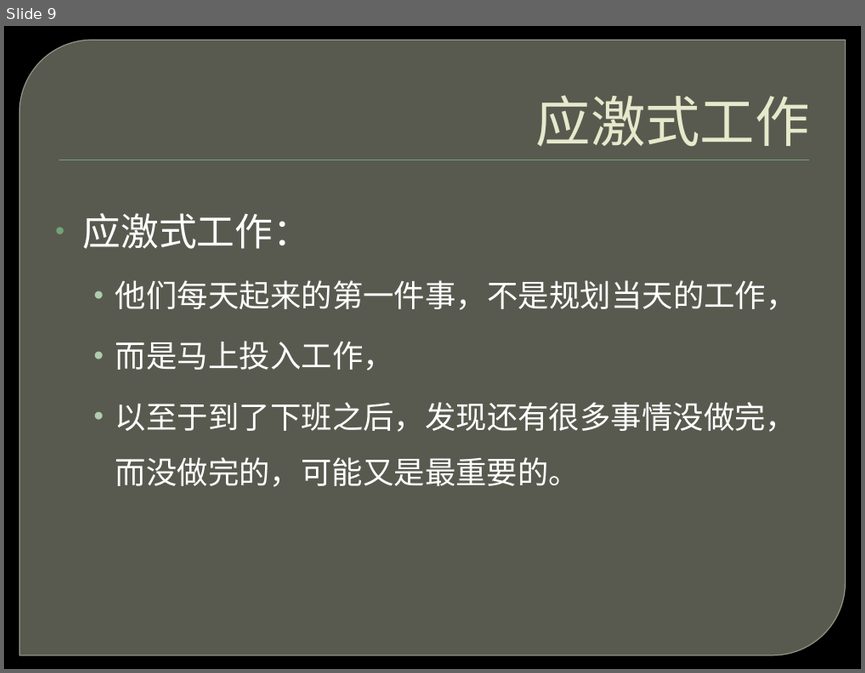
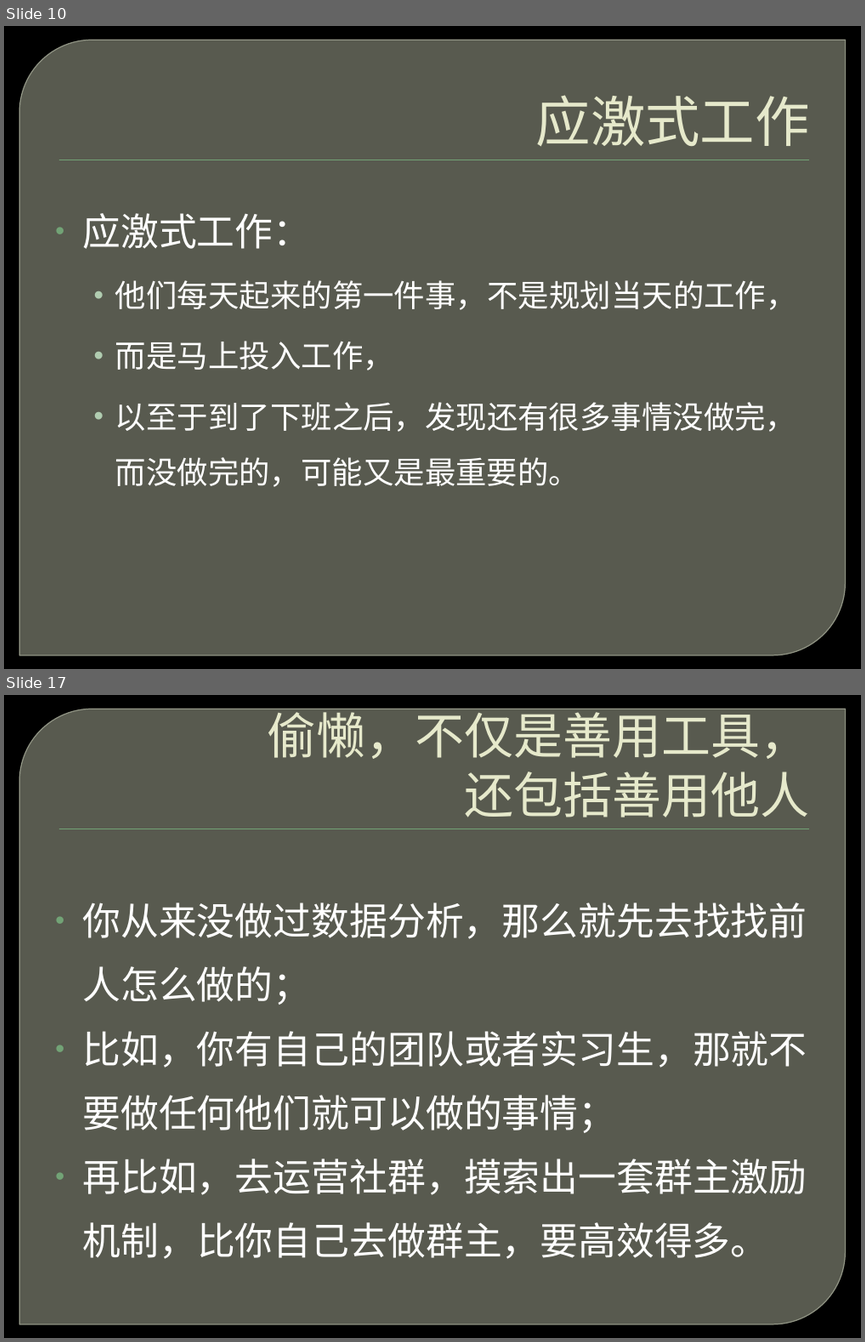
Before and after one commit to ghj1976/lecture, a slide deck: 工作方式/累死你的不是工作，而是工作方式.pptx. Shown one above the other, each under a label of ours: slide 9 before the commit, slides 10 and 17 after it; the slides between them are not shown. The pictures are 865x673 and 865x1342 pixels, drawn with LibreOffice and Linux fonts; fonts in the diff are those of the drawing; background and template pictures are left out. Boxes give left, top, right and bottom in pixels: in the first picture for what was removed or moved away, otherwise in the second. Text is boxed around its words. In the diff, an @@ line names an element or a change of style, - is before the commit and + after.

```diff
--- a/工作方式/累死你的不是工作，而是工作方式.pptx
+++ b/工作方式/累死你的不是工作，而是工作方式.pptx
@@ slide 17 added at (4, 695, 861, 1338), background picture (left out); not listed: 2 template elements that a slide beside it also shows @@
@@ title added at (268, 703, 810, 817), 41.4 pt, text #E7EACB @@
+偷懒，不仅是善用工具，
+还包括善用他人
@@ text added at (83, 902, 807, 1259), 32 pt, text #FFFFFF @@
+• 你从来没做过数据分析，那么就先去找找前人怎么做的；
+• 比如，你有自己的团队或者实习生，那就不要做任何他们就可以做的事情；
+• 再比如，去运营社群，摸索出一套群主激励机制，比你自己去做群主，要高效得多。
@@ what was slide 9 is now slide 10 @@
```
Also in this commit, not shown: 9 slides changed, 11 other slides added, 1 slide removed.
